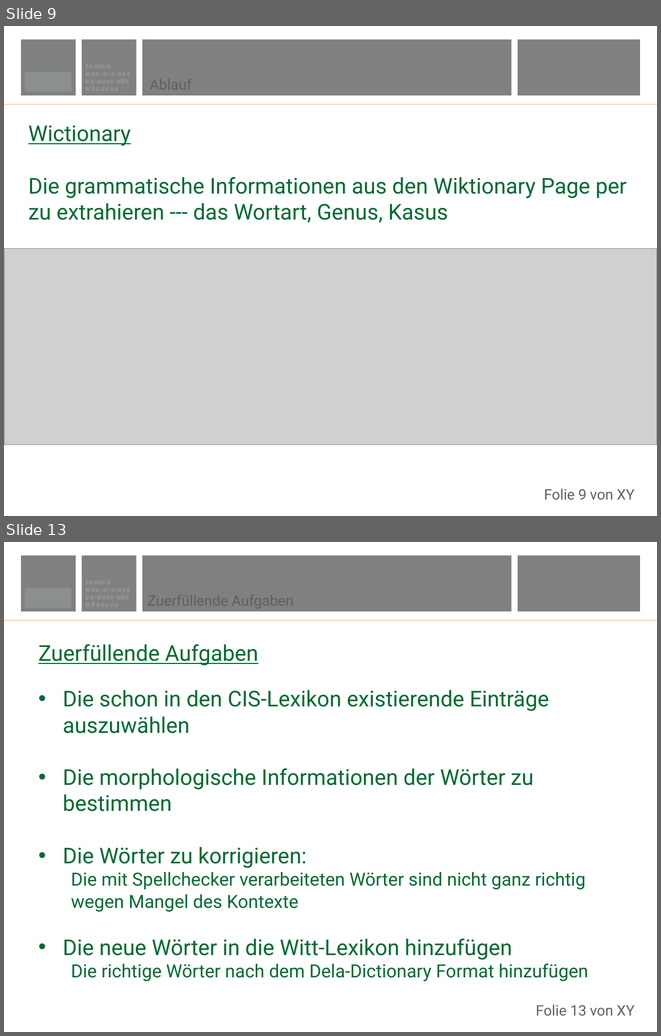
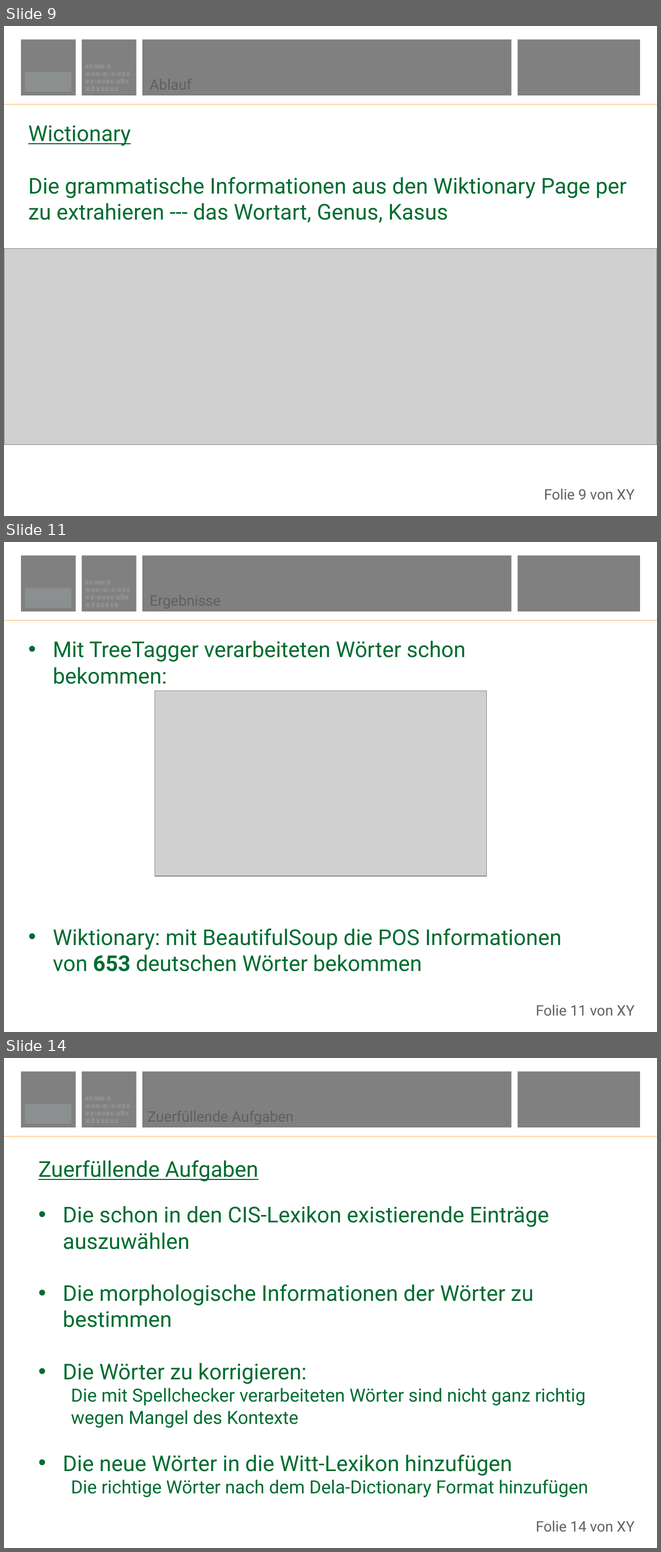
Before and after one commit to MaxEntGirl/wast-master-2018, a slide deck: L_lex/Vortrag.pptx. Shown one above the other, each under a label of ours: slides 9 and 13 before the commit, slides 9, 11 and 14 after it; the slides between them are not shown. The pictures are 661x1036 and 661x1552 pixels, drawn with LibreOffice and Linux fonts; fonts in the diff are those of the drawing; grey boxes stand for pictures; background and template pictures are left out. Boxes give left, top, right and bottom in pixels: in the first picture for what was removed or moved away, otherwise in the second. Text is boxed around its words. In the diff, an @@ line names an element or a change of style, - is before the commit and + after.

```diff
--- a/L_lex/Vortrag.pptx
+++ b/L_lex/Vortrag.pptx
@@ slide 11 added at bbox=[4, 542, 657, 1032], background #FFFFFF; not listed: 44 template elements that a slide beside it also shows @@
@@ text added at bbox=[143, 588, 510, 614], 16 pt, text #606060 @@
+Ergebnisse
@@ text added at bbox=[53, 641, 562, 971], 24 pt, text #006C30 @@
+• Mit TreeTagger verarbeiteten Wörter schon bekommen:
+• Wiktionary: mit BeautifulSoup die POS Informationen von 653 deutschen Wörter bekommen
@@ picture added at bbox=[155, 691, 486, 876] @@
@@ what was slide 13 is now slide 14 @@
@@ text at bbox=[536, 1520, 635, 1531]: text changed @@
-Folie 13 von XY
+Folie 14 von XY
```
Also in this commit, not shown: 3 slides changed.
